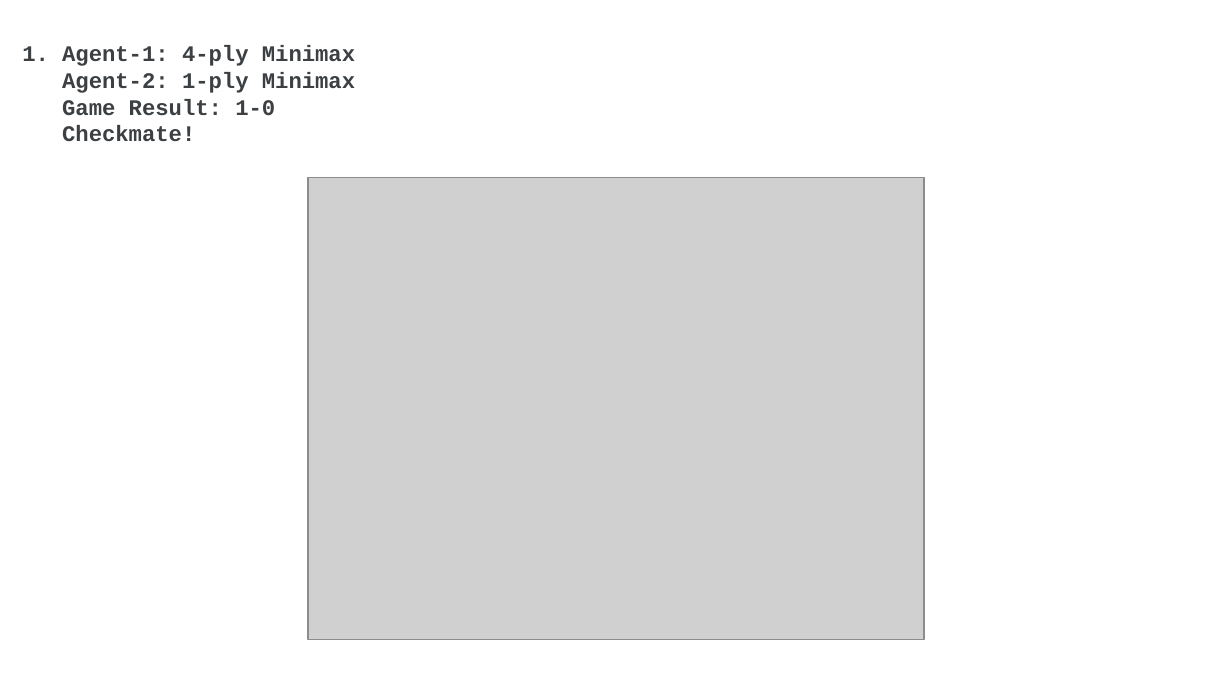
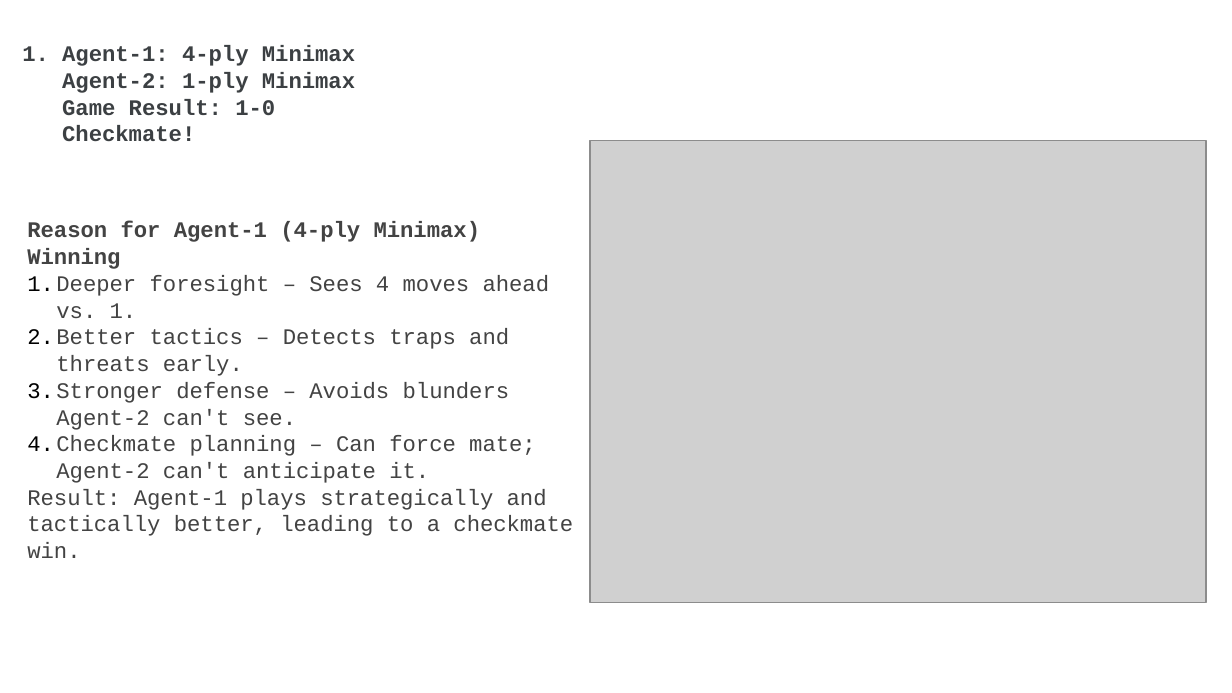
Before and after one commit to Mokshith1708/AI-Assignment-3-Game-Playing, a slide deck: slide 2 of AI_3_CS22B046_CS22B059.pptx. Drawn at 1232x693 pixels with LibreOffice and Linux fonts; fonts in the diff are those of the drawing; grey boxes stand for pictures. Boxes give left, top, right and bottom in pixels: in the first picture for what was removed or moved away, otherwise in the second. Text is boxed around its words. In the diff, an @@ line names an element or a change of style, - is before the commit and + after.

```diff
--- a/AI_3_CS22B046_CS22B059.pptx
+++ b/AI_3_CS22B046_CS22B059.pptx
@@ picture: place and size @@
-picture at [308,177,924,639]
+picture at [590,140,1206,602]
@@ text added at [27,221,573,558], 13 pt, text #434343 @@
+Reason for Agent-1 (4-ply Minimax) Winning
+1. Deeper foresight – Sees 4 moves ahead vs. 1.
+2. Better tactics – Detects traps and threats early.
+3. Stronger defense – Avoids blunders Agent-2 can't see.
+4. Checkmate planning – Can force mate; Agent-2 can't anticipate it.
+Result: Agent-1 plays strategically and tactically better, leading to a checkmate win.
```
Also in this commit, not shown: 2 other slides changed.
